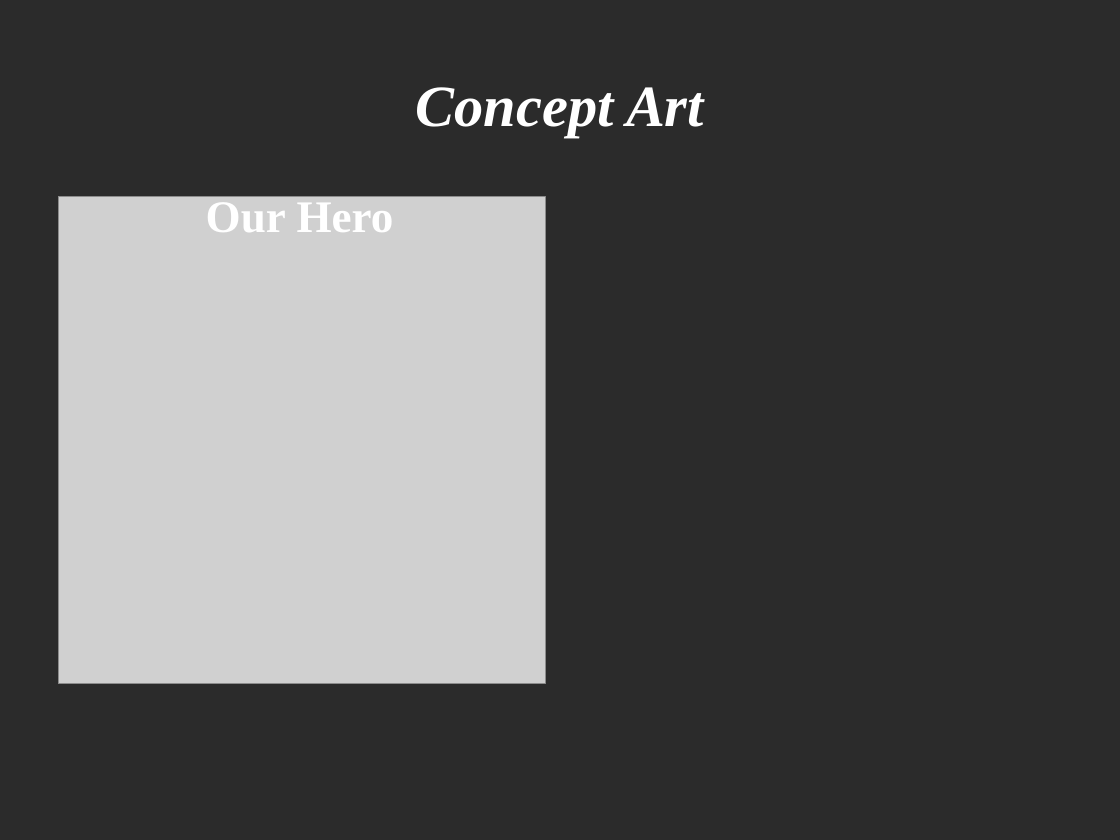
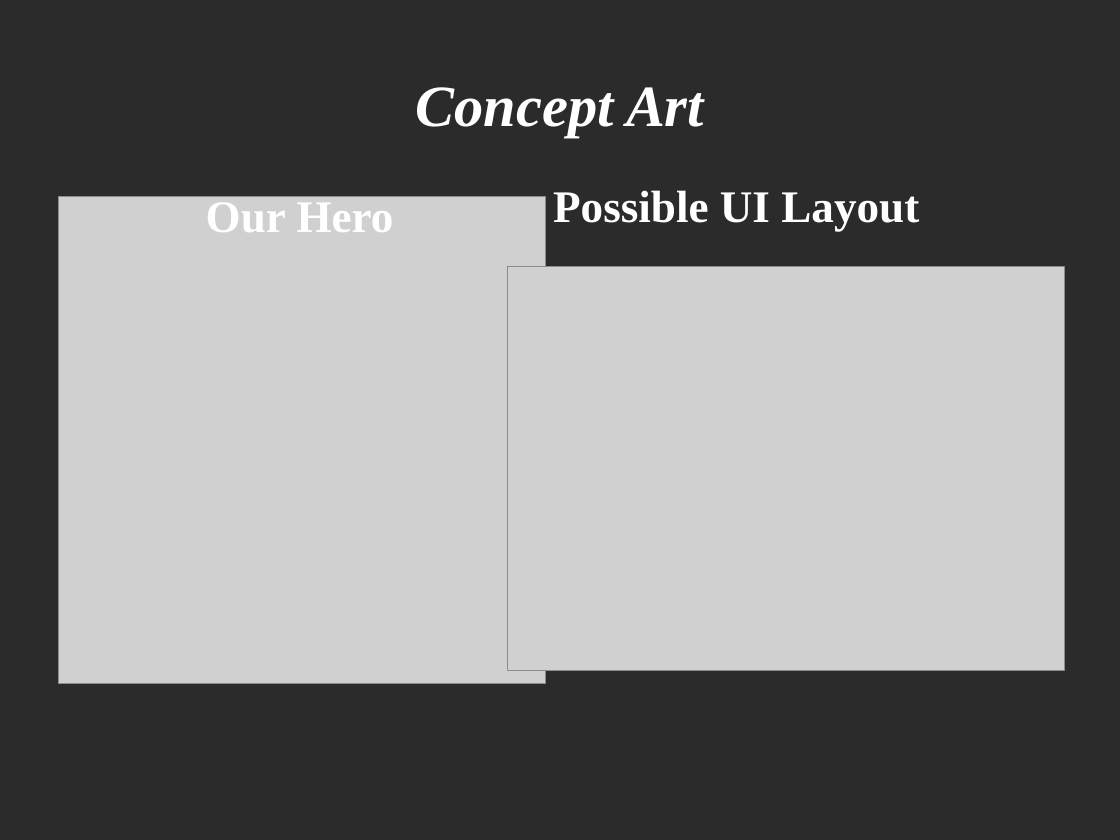
Before and after one commit to bpowell/cse280-android-game, a slide deck: slide 11 of presentations/Proposal Presentation.odp. Drawn at 1120x840 pixels with LibreOffice and Linux fonts; fonts in the diff are those of the drawing; grey boxes stand for pictures; background and template pictures are left out; a plain dark background stands for a picture behind light text. Boxes give left, top, right and bottom in pixels: in the first picture for what was removed or moved away, otherwise in the second. Text is boxed around its words. In the diff, an @@ line names an element or a change of style, - is before the commit and + after.

```diff
--- a/presentations/Proposal Presentation.odp
+++ b/presentations/Proposal Presentation.odp
@@ title added at [553,190,919,231], 32 pt, text #FFFFFF, bold @@
+Possible UI Layout
@@ picture added at [508,266,1065,671] @@
```
Also in this commit, not shown: 1 other slide changed, 1 other file.
